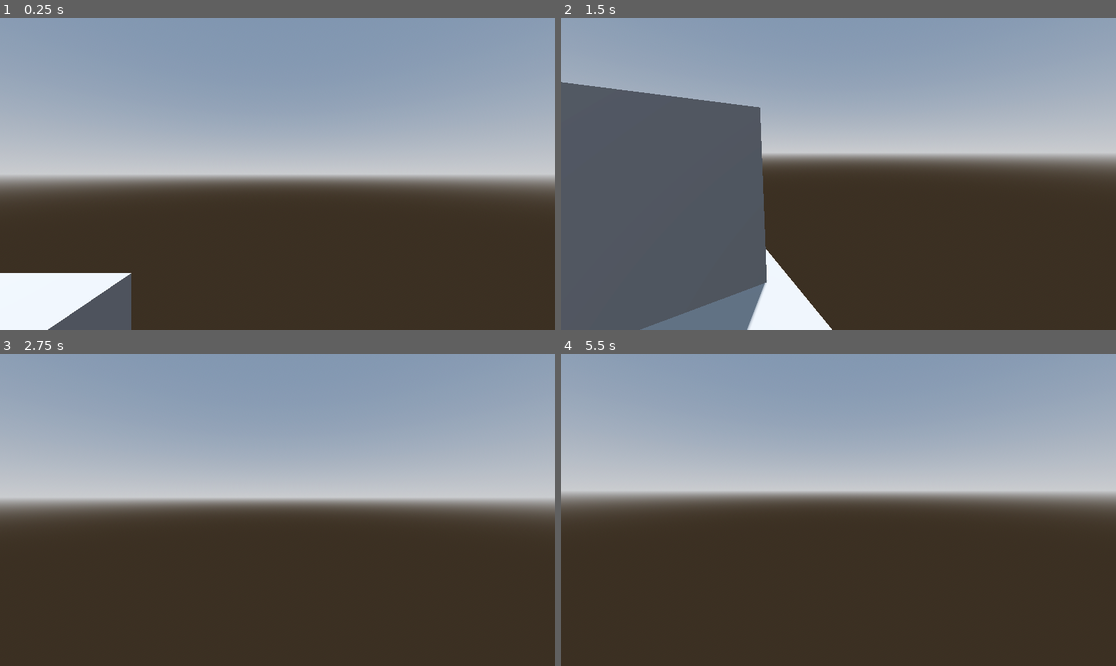
Above: before the commit, frames 1-4 (two rows, left to right).
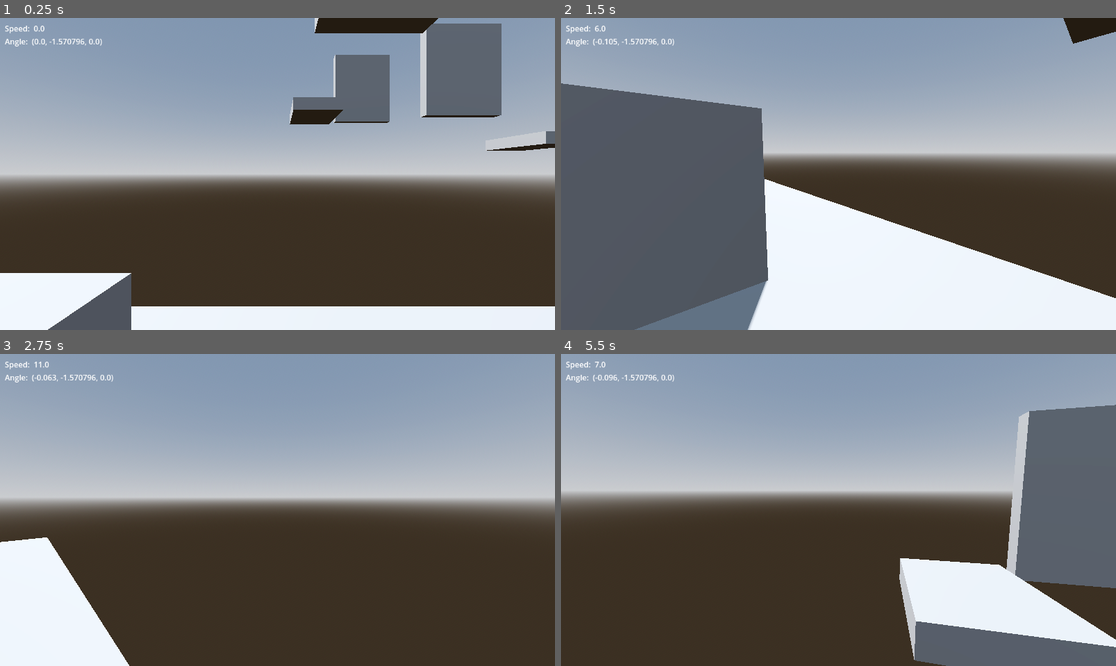
Above: after the commit, the same moments.

Repository: Gustvhc/Aula_Games_Projeto_Godot
Game: Godot game, scene res://main.tscn
Same seed, same stepped clock (60 frames per second), same inputs: the game is played once before the commit and once after it.
Inputs (mouse positions are in pixels of both pictures, inside the frame that each line leads up to):
- Up to frame 1 (0.25 s): no input
- Up to frame 2 (1.5 s): move the mouse to (960, 158) at 0.52 s; hold D (Right) 0.53-1.28 s; tap Space (Jump) at 0.6, 0.77, 1.07 s; click (960, 158) at 0.67 s; move the mouse to (810, 174) at 1.27 s; hold W (Forward) from 1.28 s (still down); tap Ctrl (Crouch) at 1.35 s; click (810, 174) at 1.42 s
- Up to frame 3 (2.75 s): keep holding W (Forward); tap Space (Jump) at 1.52, 1.55, 1.82, 2.3 s; move the mouse to (288, 503) at 2.02 s; tap Shift (Sprint) at 2.1 s; click (288, 503) at 2.17 s
- Up to frame 4 (5.5 s): keep holding W (Forward); move the mouse to (832, 516) at 2.77 s; tap Space (Jump) at 2.85, 3.02, 3.32, 3.77, 3.8, 4.07, 4.52, 4.55, 4.82, 5.1 s; click (832, 516) at 2.92 s; move the mouse to (877, 513) at 3.52 s; tap Ctrl (Crouch) at 3.6 s; click (877, 513) at 3.67 s; tap R (Reset, bound only after the commit) at 4.15 s; move the mouse to (794, 506) at 4.27 s; tap Shift (Sprint) at 4.35 s; click (794, 506) at 4.42 s; move the mouse to (844, 510) at 5.02 s; click (844, 510) at 5.17 s

The runs differ from the first frame. In frame 1, 14% of the frame differs, in the area x 0-100%, y 0-100%; in frame 2, 18%; in frame 3, 6.7%; in frame 4, 20%, in the area x 0-100%, y 2-100%.

Commit message:
Wall Jump

Diff:
--- /dev/null
+++ b/ControllerScript.gd
@@ -0,0 +1,10 @@
+extends Node3D
+
+@export var player: Player
+@export var reset_pos: Marker3D
+
+func _process(delta: float) -> void:
+	if Input.is_action_just_pressed("Reset"):
+		player.velocity = Vector3.ZERO
+		player.rotation = reset_pos.rotation
+		player.position = reset_pos.position
--- a/Player.tscn
+++ b/Player.tscn
@@ -1,6 +1,7 @@
-[gd_scene load_steps=4 format=3 uid="uid://cx2sn5fwmkrtq"]
+[gd_scene load_steps=5 format=3 uid="uid://cx2sn5fwmkrtq"]
 
 [ext_resource type="Script" uid="uid://dh1lcj4257de4" path="res://player.gd" id="1_xhfnw"]
+[ext_resource type="Script" uid="uid://k2cmeplebbsm" path="res://ui_controller.gd" id="2_kpjcp"]
 
 [sub_resource type="CapsuleShape3D" id="CapsuleShape3D_0rwas"]
 
@@ -31,3 +32,50 @@
 hit_from_inside = true
 debug_shape_custom_color = Color(1.3430698, 1.3655106, 0, 1)
 debug_shape_thickness = 5
+
+[node name="UI" type="MarginContainer" parent="." node_paths=PackedStringArray("player", "speed", "angle", "camera")]
+anchors_preset = 15
+anchor_right = 1.0
+anchor_bottom = 1.0
+grow_horizontal = 2
+grow_vertical = 2
+theme_override_constants/margin_left = 10
+theme_override_constants/margin_top = 10
+script = ExtResource("2_kpjcp")
+player = NodePath("..")
+speed = NodePath("VBoxContainer/HBoxContainer/Speed")
+angle = NodePath("VBoxContainer/HBoxContainer2/Angle")
+camera = NodePath("../Camera3D")
+
+[node name="VBoxContainer" type="VBoxContainer" parent="UI"]
+layout_mode = 2
+
+[node name="HBoxContainer" type="HBoxContainer" parent="UI/VBoxContainer"]
+layout_mode = 2
+
+[node name="SpeedLabel" type="Label" parent="UI/VBoxContainer/HBoxContainer"]
+layout_mode = 2
+size_flags_horizontal = 0
+size_flags_vertical = 0
+text = "Speed: "
+
+[node name="Speed" type="Label" parent="UI/VBoxContainer/HBoxContainer"]
+layout_mode = 2
+size_flags_horizontal = 0
+size_flags_vertical = 0
+text = "0"
+
+[node name="HBoxContainer2" type="HBoxContainer" parent="UI/VBoxContainer"]
+layout_mode = 2
+
+[node name="CameraAngle" type="Label" parent="UI/VBoxContainer/HBoxContainer2"]
+layout_mode = 2
+size_flags_horizontal = 0
+size_flags_vertical = 0
+text = "Angle: "
+
+[node name="Angle" type="Label" parent="UI/VBoxContainer/HBoxContainer2"]
+layout_mode = 2
+size_flags_horizontal = 0
+size_flags_vertical = 0
+text = "0"
--- a/main.tscn
+++ b/main.tscn
@@ -1,5 +1,6 @@
-[gd_scene load_steps=6 format=3 uid="uid://l85c3rle5ady"]
+[gd_scene load_steps=7 format=3 uid="uid://l85c3rle5ady"]
 
+[ext_resource type="Script" uid="uid://de6e8l1njpspv" path="res://ControllerScript.gd" id="1_0xm2m"]
 [ext_resource type="PackedScene" uid="uid://cx2sn5fwmkrtq" path="res://Player.tscn" id="1_ig7tw"]
 
 [sub_resource type="ProceduralSkyMaterial" id="ProceduralSkyMaterial_ig7tw"]
@@ -17,7 +18,10 @@
 
 [sub_resource type="BoxMesh" id="BoxMesh_7dm0k"]
 
-[node name="Main" type="Node3D"]
+[node name="Main" type="Node3D" node_paths=PackedStringArray("player", "reset_pos")]
+script = ExtResource("1_0xm2m")
+player = NodePath("Hell")
+reset_pos = NodePath("ResetPos")
 metadata/_edit_group_ = true
 
 [node name="WorldEnvironment" type="WorldEnvironment" parent="."]
@@ -35,7 +39,8 @@
 use_collision = true
 
 [node name="CSGBox3D" type="CSGBox3D" parent="CSGCombiner3D"]
-size = Vector3(16, 1, 16)
+transform = Transform3D(1, 0, 0, 0, 1, 0, 0, 0, 1, -2.236557, 0, 0.8257446)
+size = Vector3(30.813873, 1, 49.303833)
 
 [node name="Holed Wall" type="CSGBox3D" parent="CSGCombiner3D"]
 transform = Transform3D(1, 0, 0, 0, 1, 0, 0, 0, 1, 0, 3.226, 7.4796925)
@@ -58,7 +63,8 @@
 [node name="Hell" parent="." instance=ExtResource("1_ig7tw")]
 transform = Transform3D(1, 0, 0, 0, 1, 0, 0, 0, 1, 5.7016687, 4.8881845, 1.7920055)
 jump_speed = 5.0
-jump_height = 10.0
+jump_height = 0.5
+jump_strenght = 10.0
 jump_friction_on_air = 0.82
 sprint_speed = 5.0
 vel_base_speed = 6.0
@@ -67,3 +73,31 @@
 
 [node name="Camera3D" type="Camera3D" parent="."]
 transform = Transform3D(1, 0, 0, 0, 0.7722238, 0.6353507, 0, -0.6353507, 0.7722238, 7.325832, 6.5584116, 6.488556)
+
+[node name="ResetPos" type="Marker3D" parent="."]
+transform = Transform3D(1, 0, 0, 0, 1, 0, 0, 0, 1, 10.044083, 13.390375, 5)
+
+[node name="CSGBox3D" type="CSGBox3D" parent="."]
+transform = Transform3D(1, 0, 0, 0, 1, 0, 0, 0, 1, 10.799561, 11, 5.1123657)
+use_collision = true
+size = Vector3(4.599121, 1, 3.9405518)
+
+[node name="CSGBox3D2" type="CSGBox3D" parent="."]
+transform = Transform3D(1, 0, 0, 0, 1, 0, 0, 0, 1, 23.925037, 10.902763, 5.011043)
+use_collision = true
+size = Vector3(4.599121, 1, 3.9405518)
+
+[node name="CSGBox3D3" type="CSGBox3D" parent="."]
+transform = Transform3D(1, 0, 0, 0, 1, 0, 0, 0, 1, 23.925037, 8.248201, 24.789375)
+use_collision = true
+size = Vector3(4.599121, 1, 3.9405518)
+
+[node name="CSGBox3D4" type="CSGBox3D" parent="."]
+transform = Transform3D(1, 0, 0, 0, 1, 0, 0, 0, 1, 26.71389, 14.127146, 10.467201)
+use_collision = true
+size = Vector3(0.6213379, 6.788086, 5.567932)
+
+[node name="CSGBox3D5" type="CSGBox3D" parent="."]
+transform = Transform3D(1, 0, 0, 0, 1, 0, 0, 0, 1, 21.059448, 13.121394, 15.583051)
+use_collision = true
+size = Vector3(0.6213379, 6.788086, 5.567932)
--- a/player.gd
+++ b/player.gd
@@ -7,7 +7,8 @@
 @export var jump_enabled: bool = true
 @export var jump_speed: float = 0
 @export var jump_height: float = 0
-@export var jump_wall_distance:float = 10
+@export var jump_strenght: float = 0
+@export var jump_wall_distance:float = 1
 @export_range(0,1) var jump_friction_on_air: float = 1
 @export_range(1,50) var jump_gravity: float = 1
 #@export_enum("A","B","C") var jump_type = "A"
@@ -41,6 +42,12 @@
 @onready var ray_left = $RayLeft
 @onready var ray_right = $RayRight
 var wall_jump_vec: Vector3
+var current_wall: Node3D
+var last_wall: Node3D
+
+func _ready() -> void:
+	ray_left.target_position.z = -jump_wall_distance
+	ray_right.target_position.z = jump_wall_distance
 
 #https://www.youtube.com/watch?v=AW3rT-7J8ag
 #https://www.youtube.com/watch?v=ke5KpqcoiIU
@@ -49,10 +56,6 @@
 
 	if not is_on_floor():
 		velocity+= get_gravity() * delta * jump_gravity
-		if Input.is_action_just_pressed("Jump"):
-			check_close_wall(delta)
-			velocity += wall_jump_vec * jump_height
-			#move_and_slide()
 
 	if jump_enabled:
 		if Input.is_action_just_pressed(input_jump):
@@ -61,13 +64,14 @@
 	if sprint_enabled and Input.is_action_pressed(input_sprint) and is_on_floor():
 		move_speed = vel_base_speed + sprint_speed
 	else:
-		move_speed = lerp(move_speed,vel_base_speed,0.1)
+		move_speed = lerp(move_speed,vel_base_speed,0.01)
 
 
 
 
 	move_and_slide()
 
+#Mouse Controls
 func _unhandled_input(event: InputEvent) -> void:
 	if Globals.debug_mode:
 		if not mouse_locked:
@@ -75,18 +79,26 @@
 				lock_mouse()
 		else:
 			if event is InputEventMouseMotion:
-				self.rotation.z -= event.relative.y * mouse_sensitivity
+				if snapped(abs($Camera3D.rotation.x),0.1) > 1.5:
+					$Camera3D.rotation.x = lerp($Camera3D.rotation.x,sign($Camera3D.rotation.x) * 1.5,0.05)
+				else:
+					$Camera3D.rotation.x -= event.relative.y * mouse_sensitivity
+
 				self.rotation.y -= event.relative.x * mouse_sensitivity
 			if Input.is_action_pressed("Escape"):
 				unlock_mouse()
 
 
-
-
-
 func jump():
 	if is_on_floor():
 		velocity.y = jump_speed
+		last_wall = null
+	else:
+		if Input.is_action_just_pressed("Jump"):
+			check_close_wall()
+			if current_wall!=last_wall:
+				velocity += (wall_jump_vec) * jump_strenght
+				last_wall = current_wall
 
 #Para testes e menu de pause
 func lock_mouse():
@@ -98,23 +110,22 @@
 	mouse_locked = false
 
 #Based from Godot Docs
-func check_close_wall(delta: float):
+func check_close_wall():
+	var speed_and_height = Vector3(0,jump_height*(((abs(velocity.x)+abs(velocity.z))/2)*0.21),0)
 
 	if ray_left.is_colliding() and ray_right.is_colliding():
 		return
 
 	if ray_left.is_colliding():
-		print(ray_left.get_collision_normal())
-		wall_jump_vec = ray_left.get_collision_normal()
+		wall_jump_vec = ray_left.get_collision_normal() + speed_and_height
+		current_wall = ray_left.get_collider()
 
 	if ray_right.is_colliding():
-		print(ray_right.get_collision_normal())
-		wall_jump_vec = ray_right.get_collision_normal()
+		wall_jump_vec = ray_right.get_collision_normal() + speed_and_height
+		current_wall = ray_right.get_collider()
 
 	if not ray_left.is_colliding() and not ray_right.is_colliding():
 		wall_jump_vec = Vector3.ZERO
-
-	pass
 
 
 #https://www.youtube.com/watch?v=AW3rT-7J8ag
--- a/project.godot
+++ b/project.godot
@@ -68,3 +68,8 @@
 "events": [Object(InputEventKey,"resource_local_to_scene":false,"resource_name":"","device":0,"window_id":0,"alt_presse …(194 unchanged characters)…
 ]
 }
+Reset={
+"deadzone": 0.2,
+"events": [Object(InputEventKey,"resource_local_to_scene":false,"resource_name":"","device":-1,"window_id":0,"alt_pressed":false,"shift_pressed":false,"ctrl_pressed":false,"meta_pressed":false,"pressed":false,"keycode":0,"physical_keycode":82,"key_label":0,"unicode":82,"location":0,"echo":false,"script":null)
+]
+}
--- /dev/null
+++ b/ui_controller.gd
@@ -0,0 +1,11 @@
+extends MarginContainer
+
+@export var player: Player
+@export var speed: Label
+@export var angle: Label
+@export var camera: Camera3D
+
+func _process(delta: float) -> void:
+	#speed.text = str(snapped(abs(player.velocity.x)+abs(player.velocity.z),0.01))
+	speed.text = str(round(abs(player.velocity.x)+abs(player.velocity.z)))
+	angle.text = str(camera.rotation)
Not shown, added: ControllerScript.gd.uid
Not shown, added: ui_controller.gd.uid
